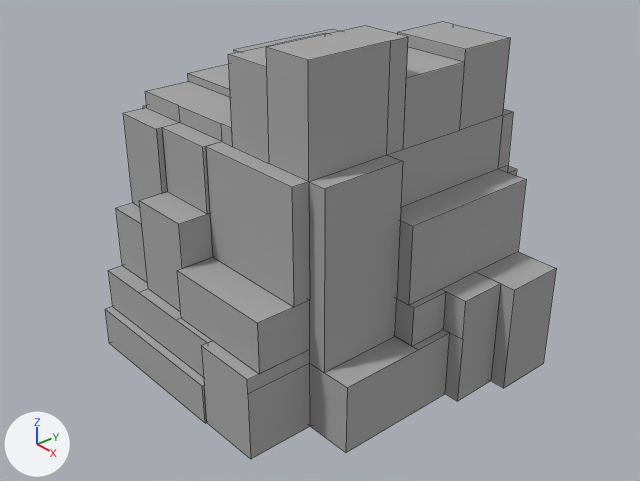
The Blender file materials/models/amb/rock/rock.blend: old version first, new version second.
Camera for both pictures: a 50 mm camera at (1.064, -0.936, 0.902) aimed at (0.015, -0.019, 0.195). The lights are fixed; the arrows at lower left show +X, +Y and +Z. The first picture is the older version. Mesh edges are drawn as thin lines. The same objects are shown in both versions, whatever each file hides.
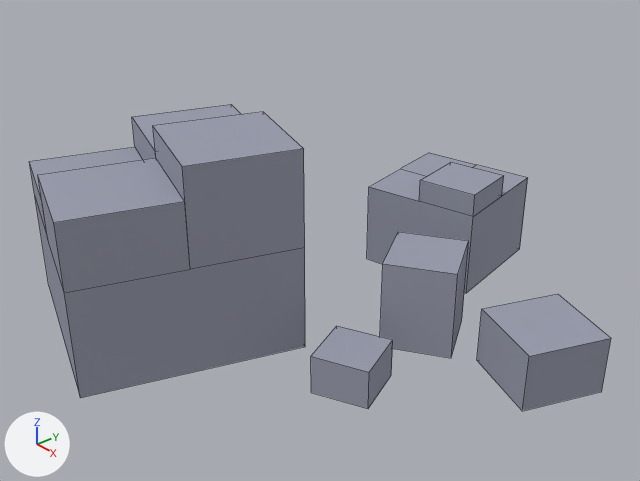
Location of each change, [x1, y1, x2, y2] in pixels of the pictures (640 x 481 px):
```json
{"object": "Cube", "change": "reshaped", "before": [105, 22, 556, 459], "after": [29, 104, 611, 411], "on screen": "29% wider, 30% shorter"}
```

Scene script edits in JSON lines:
```json
{"op": "add", "block": "mat_material_003", "code": ["mat_material_003 = diffuse_material('Material.003')", "mat_material_003.base_color = (0.332, 0.347, 0.429)  # grey #9c9faf"]}
{"op": "add", "block": "me_cube_003", "code": ["me_cube_003 = bpy.data.meshes.new('Cube.003')", "me_cube_003.from_pydata(...)  # 70 vertices, 56 faces; spans x -0.473..0.462, y -0.45..0.526, z 0.004..0.386", "me_cube_003.materials.append(mat_material_003)  # grey #9c9faf"]}
{"op": "set", "path": "ob_cube", "old": "bpy.data.objects.new('Cube', me_cube_001)", "new": "bpy.data.objects.new('Cube', me_cube_003)"}
```
